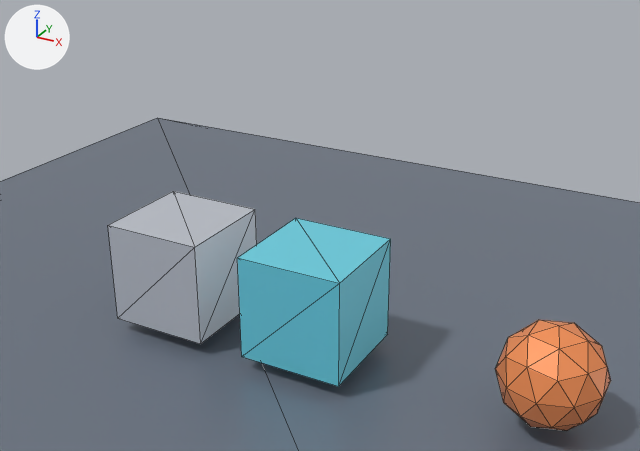
Renders of the glTF model examples/assets/ConstraintGenericSpring.glb from each side of a commit.
Both versions are drawn from a camera (50 mm lens) standing at (4.62, -6.86, 4.93) and looking at (0.95, -0.18, 1.59). Lighting does not change. The marker at upper left points along +X, +Y and +Z. The older version comes first. Mesh edges are drawn as thin lines. Vertices at exactly the same position are counted once.

Script lines for the objects in view, before the commit:
```python
me_genericblockamesh_001 = bpy.data.meshes.new('GenericBlockAMesh.001')
me_genericblockamesh_001.from_pydata(...)  # a box spanning x -0.55..0.55, y -0.55..0.55, z -0.55..0.55
me_genericblockamesh_001.materials.append(mat_genericblockamaterial)  # light grey #c4c8d1
me_genericblockbmesh_001 = bpy.data.meshes.new('GenericBlockBMesh.001')
me_genericblockbmesh_001.from_pydata(...)  # a box spanning x -0.55..0.55, y -0.55..0.55, z -0.55..0.55
me_genericblockbmesh_001.materials.append(mat_genericblockbmaterial)  # cyan #6fd7ea
me_genericspheremesh_001 = bpy.data.meshes.new('GenericSphereMesh.001')
me_genericspheremesh_001.from_pydata(...)  # an icosphere of 80 faces spanning x -0.476..0.476, y -0.5..0.5, z -0.5..0.5
me_genericspheremesh_001.materials.append(mat_genericspherematerial)  # orange #f99559
me_groundmesh_001 = bpy.data.meshes.new('GroundMesh.001')
me_groundmesh_001.from_pydata(...)  # a box spanning x -6.0..6.0, y -6.0..6.0, z -0.15..0.15
me_groundmesh_001.materials.append(mat_groundmaterial)  # greyish blue #6f7986
ob_genericblocka_001 = bpy.data.objects.new('GenericBlockA.001', me_genericblockamesh_001)
ob_genericblocka_001.location = (-0.8, 0.0, 0.7)
ob_genericblockb_001 = bpy.data.objects.new('GenericBlockB.001', me_genericblockbmesh_001)
ob_genericblockb_001.location = (0.8, 0.0, 0.7)
ob_genericsphere_001 = bpy.data.objects.new('GenericSphere.001', me_genericspheremesh_001)
ob_genericsphere_001.location = (3.2, 0.0, 0.55)
ob_ground_001 = bpy.data.objects.new('Ground.001', me_groundmesh_001)
ob_ground_001.location = (0.0, 0.0, -0.15)
```
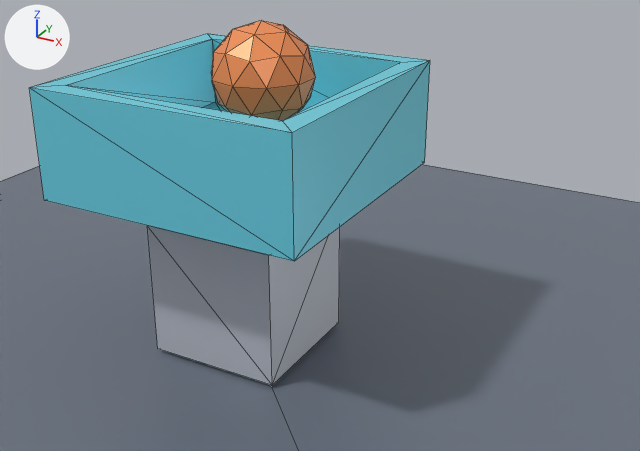
Where the newer file only moved an object's origin or applied its transform, the numbers keep the older frame.

Pixel boxes (x1, y1, x2, y2) of what changed, in the pictures (640 x 451 px):
'GenericBlockB.001', reshaped, moved, turned: before (237, 218, 391, 387); after (29, 33, 430, 261)
'GenericBlockA.001', moved, turned, rescaled: before (108, 191, 257, 344); after (147, 226, 340, 385)
'GenericSphere.001', moved: before (495, 320, 611, 431); after (211, 20, 316, 121)

Edits to the bpy script that builds the scene:
```text
Change me_genericblockamesh_001:
    used by ob_genericblocka_001; location = (-0.8, 0.0, 0.7)
    remove me_genericblockamesh_001.from_pydata(...)  # 8 vertices, 12 faces; spans x -0.55..0.55, y -0.55..0.55, z -0.55..0.55
    add me_genericblockamesh_001.from_pydata(...)  # 8 vertices, 12 faces; spans x 0.101..1.499, y -0.699..0.699, z -0.659..0.738
    me_genericblockamesh_001 part 1: the whole mesh is turned -90 degrees about the y axis through its middle and scaled by 1.27, then moved by (0.8, 0.0, 0.039)
Change me_genericblockbmesh_001:
    used by ob_genericblockb_001; location = (0.8, 0.0, 0.7)
    remove me_genericblockbmesh_001.from_pydata(...)  # 8 vertices, 12 faces; spans x -0.55..0.55, y -0.55..0.55, z -0.55..0.55
    add me_genericblockbmesh_001.from_pydata(...)  # 16 vertices, 28 faces; spans x -0.49..0.585, y -1.352..1.352, z -1.352..1.352
    me_genericblockbmesh_001 part 2: the whole mesh is rebuilt
Change ob_genericblockb_001:
    ob_genericblockb_001.location: (0.8, 0.0, 0.7) -> (0.0, 0.0, 2.302)
    ob_genericblockb_001.rotation_euler: (0.0, 0.0, 0.0) -> (0.0, -1.571, 0.0)  # degrees (0, 0, 0) -> degrees (0, -90, 0)
Change ob_genericsphere_001:
    ob_genericsphere_001.location: (3.2, 0.0, 0.55) -> (0.24, 0.0, 2.901)
```
